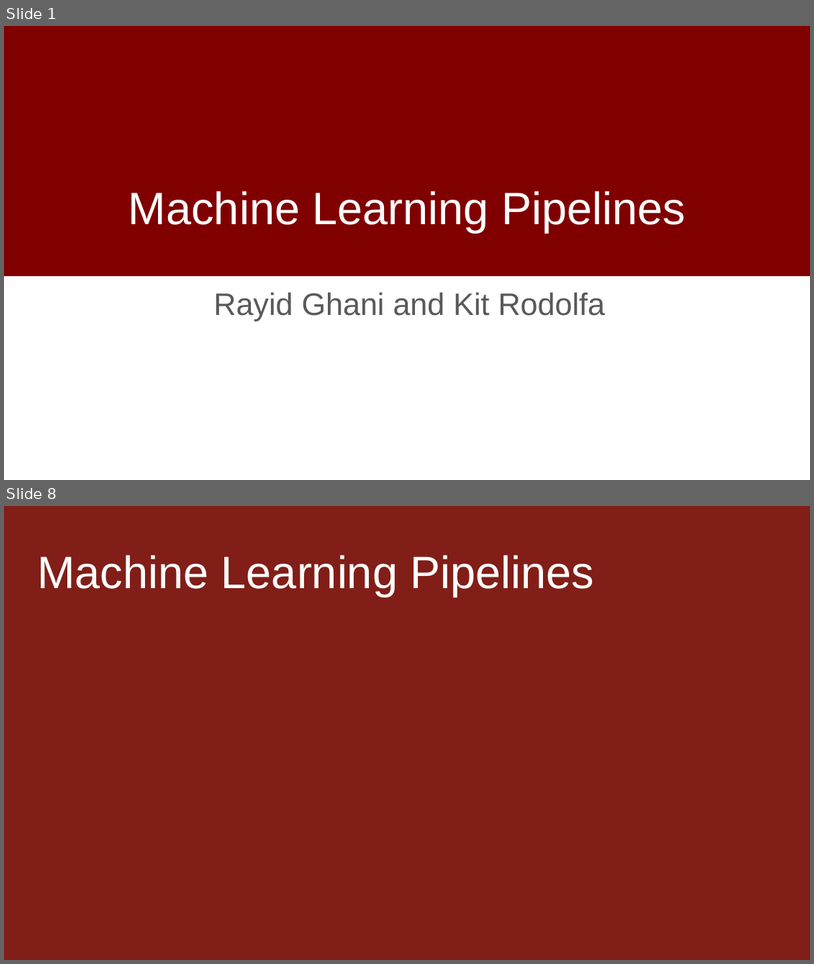
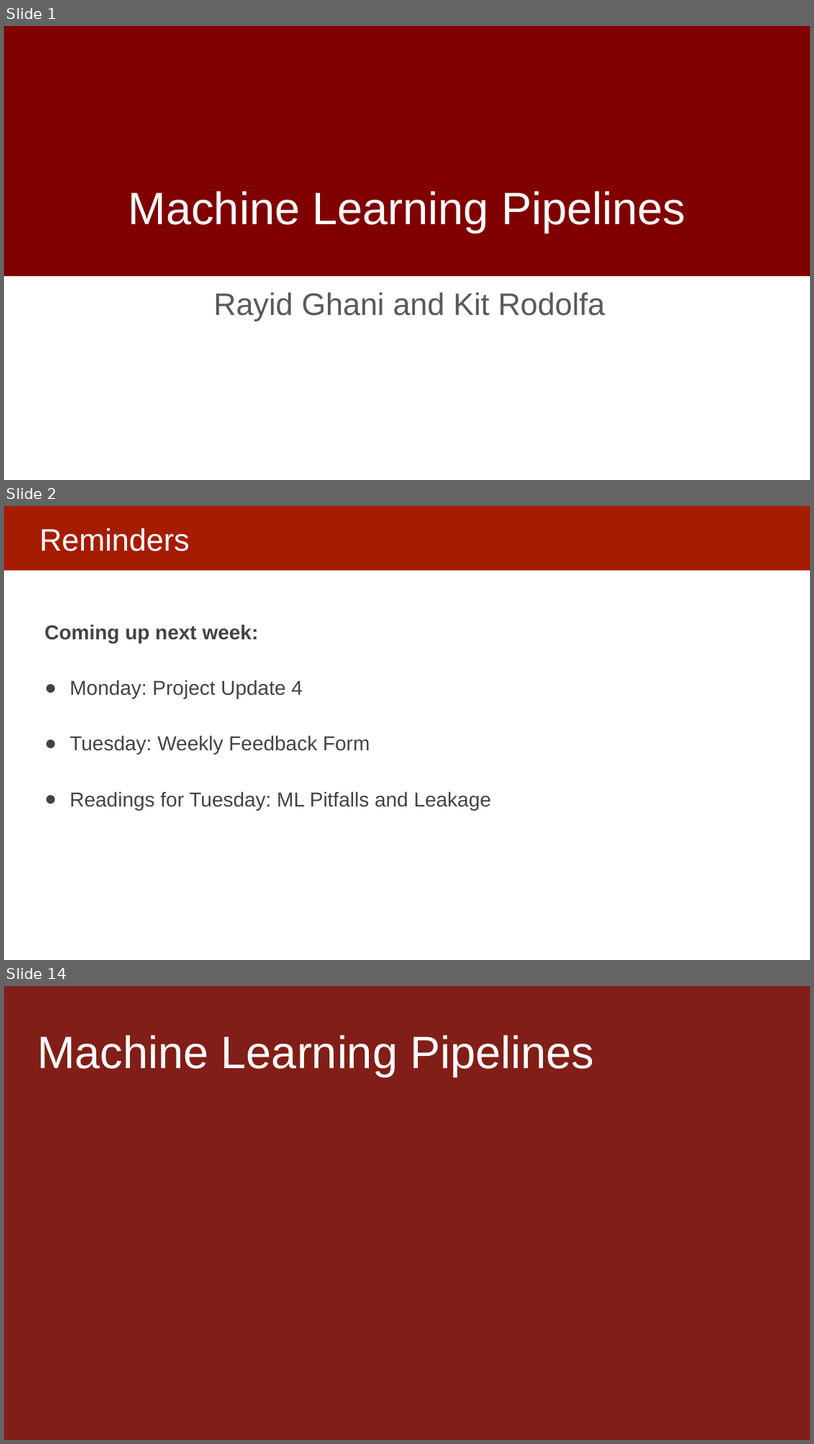
Before and after one commit to dssg/MLinPractice, a slide deck: Lectures/Lecture8-Machine-Learning-Pipelines.pptx. Shown one above the other, each under a label of ours: slides 1 and 8 before the commit, slides 1, 2 and 14 after it; the slides between them are not shown. The pictures are 814x964 and 814x1444 pixels, drawn with LibreOffice and Linux fonts; fonts in the diff are those of the drawing; background and template pictures are left out. Boxes give left, top, right and bottom in pixels: in the first picture for what was removed or moved away, otherwise in the second. Text is boxed around its words. In the diff, an @@ line names an element or a change of style, - is before the commit and + after.

```diff
--- a/Lectures/Lecture8-Machine-Learning-Pipelines.pptx
+++ b/Lectures/Lecture8-Machine-Learning-Pipelines.pptx
@@ slide 2 added at [4, 506, 810, 960], background #FFFFFF @@
@@ rectangle added at [4, 506, 810, 570], fill #A61C00 @@
@@ title added at [39, 528, 189, 551], 37 pt, text #FFFFFF @@
+Reminders
@@ text added at [44, 624, 491, 810], 24 pt, text #434343 @@
+Coming up next week:
+● Monday: Project Update 4
+● Tuesday: Weekly Feedback Form
+● Readings for Tuesday: ML Pitfalls and Leakage
@@ what was slide 8 is now slide 14 @@
```
Also in this commit, not shown: 10 slides changed, 11 other slides added, 6 slides removed.
